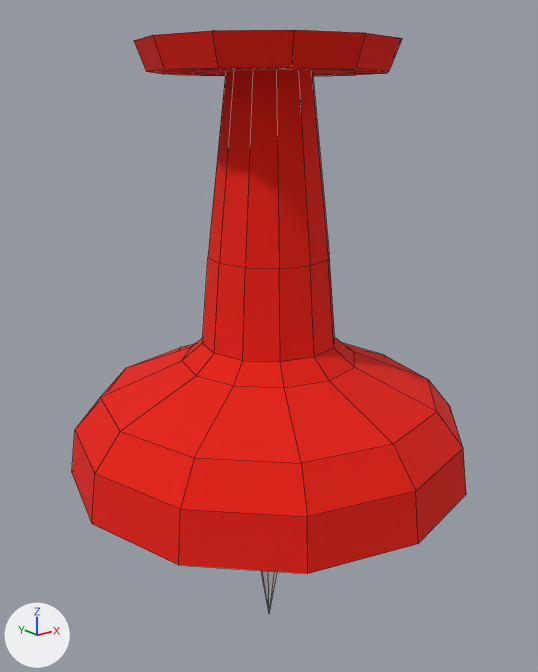
Two versions of the Blender file pin.blend, one commit apart.
The view is the same before and after, from a camera (50 mm lens) standing at (-0.0217, -0.0272, 0.0071) and looking at (0.0004, 0.0005, -0.0039). The axes (+X, +Y, +Z) are drawn at lower left. The lights are the same throughout. The first picture is the older version. Mesh edges are drawn as thin lines.
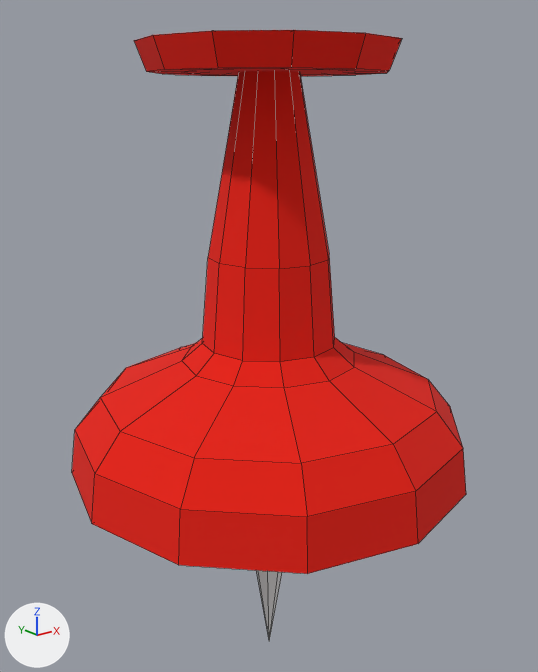
Commit message: tweak pin model after looking at an actual pushpin i had lying around

What differs and where, as boxes (x1, y1, x2, y2) in the pictures (538 x 672 px; the box of a moved part takes in the faces that stretch with it):
'Cylinder', moved
    before: (261, 571, 277, 615)
    after: (256, 570, 282, 641)
part 1 of me_circle, moved or reshaped
    both: (208, 71, 329, 269)

The change, as a diff of the scene's bpy script:
```diff
--- a/pin.blend.py
+++ b/pin.blend.py
@@ me_circle @@
 me_circle.from_pydata(...)  # 145 vertices, 135 faces; spans x -1.11..1.11, y -1.11..1.11, z -1.24..1.08
 # used by ob_circle; location = (0.0, 0.0, 0.0); scale = (0.0089, 0.0089, 0.0089)
+# me_circle part 1: all 12 vertices in x -0.22..0.21, y -0.22..0.21, z 0.96 are scaled about their middle by (0.696, 0.696, 1)
 me_circle.materials.append(mat_material_001)
@@ ob_cylinder @@
 ob_cylinder = bpy.data.objects.new('Cylinder', me_cylinder_001)
-ob_cylinder.location = (0.0, 0.0, -0.01324)
+ob_cylinder.location = (0.0, 0.0, -0.01498)
 ob_cylinder.scale = (-0.000838, -0.000838, -0.000838)
```
